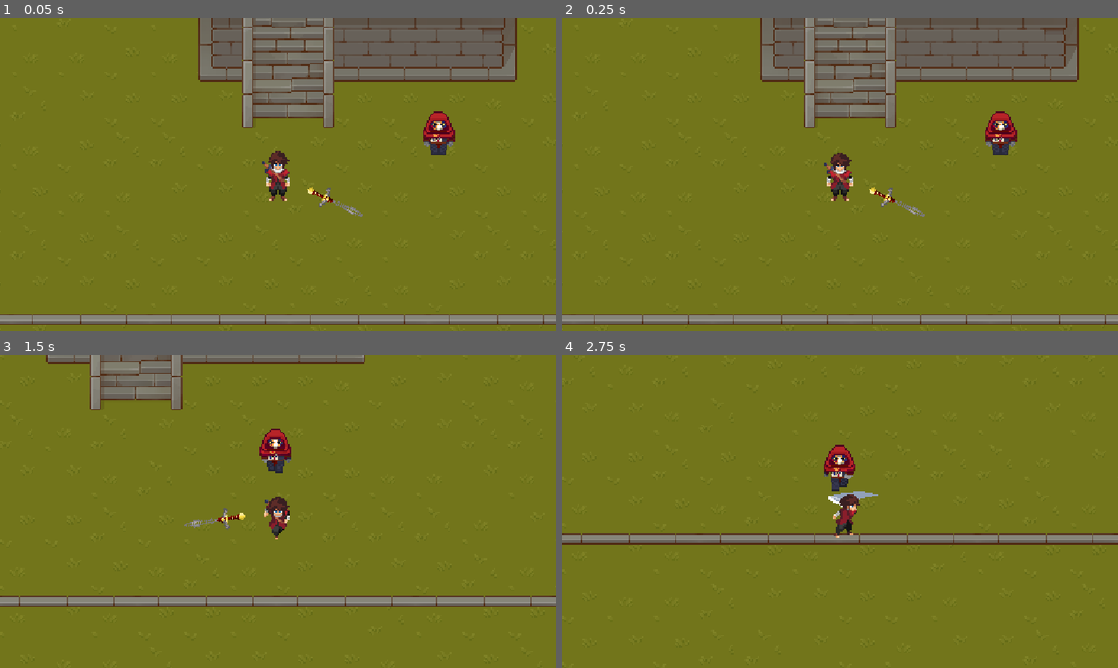
Above: before the commit, frames 1-4 (two rows, left to right).
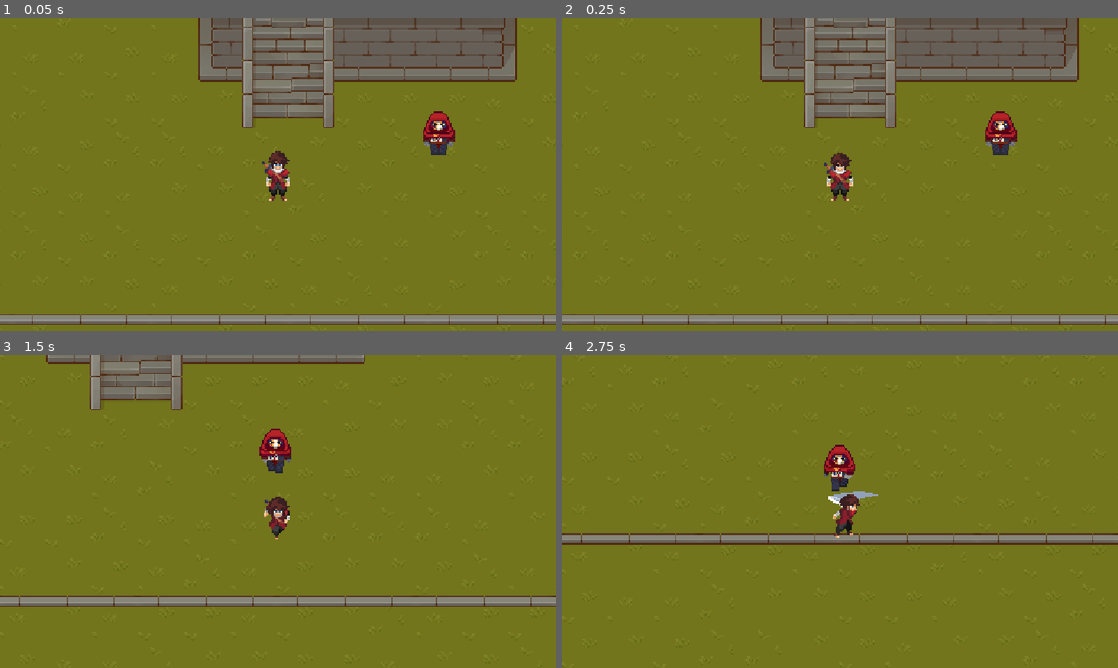
Above: after the commit, the same moments.

Repository: LowwFidelity/PersonSwingSword-Godot-
Game: Godot game, scene res://scene/game.tscn
Same seed, same stepped clock (60 frames per second), same inputs: the game is played once before the commit and once after it.
Inputs (mouse positions are in pixels of both pictures, inside the frame that each line leads up to):
- Up to frame 1 (0.05 s): no input
- Up to frame 2 (0.25 s): no input
- Up to frame 3 (1.5 s): move the mouse to (400, 495) at 0.52 s; hold D (right) 0.53-1.28 s; tap J (heal) at 0.6 s; tap H (hurt) at 0.8, 1.35 s; move the mouse to (166, 527) at 1.27 s; hold S (down) from 1.28 s (still down)
- Up to frame 4 (2.75 s): tap J (heal) at 1.55 s; move the mouse to (895, 442) at 2.02 s; release S (down) at 2.03 s; hold D (right) from 2.03 s (still down); tap E (attack) at 2.1 s; tap H (hurt) at 2.3 s

The runs differ from the first frame. In frame 1, 0.2% of the frame differs, in the area x 55-66%, y 54-64%; in frame 2, 0.2%; in frame 3, 0.2%, in the area x 33-45%, y 48-56%; in frame 4, nothing differs.

Commit message:
YAY
Fixed hitboxes in regards to the state machine

Diff:
--- a/player-swing-sword/scene/enemy.tscn
+++ b/player-swing-sword/scene/enemy.tscn
@@ -383,13 +383,13 @@
 metadata/_custom_type_script = "uid://du0bb057ov7ih"
 
 [node name="HitboxComponent" type="Area2D" parent="." unique_id=734517509]
-collision_layer = 2
 script = ExtResource("7_pw261")
+damage = 25
 metadata/_custom_type_script = "uid://bps3n63e6i0ag"
 
 [node name="CollisionShape2D" type="CollisionShape2D" parent="HitboxComponent" unique_id=911179884]
 position = Vector2(0, -13.855)
-rotation = 1.5934856
+rotation = 1.5707964
 shape = SubResource("SeparationRayShape2D_agyp5")
 
 [node name="HurtboxComponent" type="Area2D" parent="." unique_id=1182441373]
--- a/player-swing-sword/scene/protag.tscn
+++ b/player-swing-sword/scene/protag.tscn
@@ -826,6 +826,6 @@
 metadata/_custom_type_script = "uid://b1liu1eo8kciq"
 
 [node name="Weapon" parent="." unique_id=376915144 instance=ExtResource("20_liup5")]
-visible = true
 
 [connection signal="area_entered" from="HurtboxComponent" to="HurtboxComponent" method="_on_area_entered"]
+[connection signal="took_damage" from="HurtboxComponent" to="HealthComponent" method="_on_hurtbox_component_took_damage"]
--- a/player-swing-sword/script/components/health_component.gd
+++ b/player-swing-sword/script/components/health_component.gd
@@ -23,7 +23,7 @@
 		died.emit()
 	health_changed.emit(current_health)
 
-func damage(amount: float) -> void:
+func take_damage(amount: float) -> void:
 	current_health = clamp(current_health - amount, 0.0, current_max_health)
 	if current_health == 0.0:
 		died.emit()
--- a/player-swing-sword/script/components/hurtbox_component.gd
+++ b/player-swing-sword/script/components/hurtbox_component.gd
@@ -1,8 +1,8 @@
 class_name HurtboxComponent extends Area2D
 
-func _on_area_entered(area: HitboxComponent) -> void:
-	if HitboxComponent == null:
+signal took_damage(dmg: int)
+
+func _on_area_entered(area: Area2D) -> void:
+	if area is not HitboxComponent:
 		return
-
-	if area is HitboxComponent:
-		owner.health_component.damage(area.damage)
+	owner.health_component.take_damage(area.damage)
--- a/player-swing-sword/script/root/enemy.gd
+++ b/player-swing-sword/script/root/enemy.gd
@@ -8,6 +8,7 @@
 @onready var animation_component: AnimationComponent = $AnimationComponent
 @onready var health_component : HealthComponent = $HealthComponent
 @onready var hurtbox_component: HurtboxComponent = $HurtboxComponent
+@onready var hitbox_component: HitboxComponent = $HitboxComponent
 @onready var state_machine: StateMachine = $StateMachine
 
 #@export var enemy_speed: float = 70.0
--- a/player-swing-sword/script/state_machine/state_machine.gd
+++ b/player-swing-sword/script/state_machine/state_machine.gd
@@ -16,7 +16,6 @@
 			states[child.name.to_lower()] = child
 			child.parent = parent
 
-	await parent.ready
 	if initial_state:
 		initial_state.enter_state()
 		active_state = initial_state
